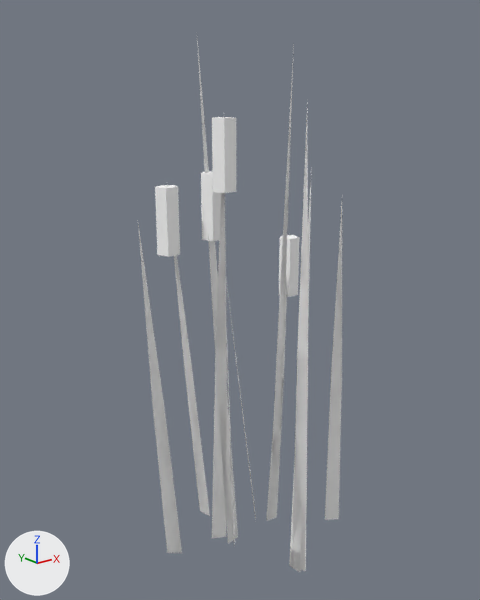
A saved change to the Blender file art/env/reed_clump.blend.
Camera for both pictures: a 50 mm lens placed at (-1.242, -1.514, 1.45), pointed at (-0.045, -0.018, 0.852). The axes (+X, +Y, +Z) are drawn at lower left. The lights are the same throughout. The picture after the commit comes second.

The first picture shows 'Reeds'.
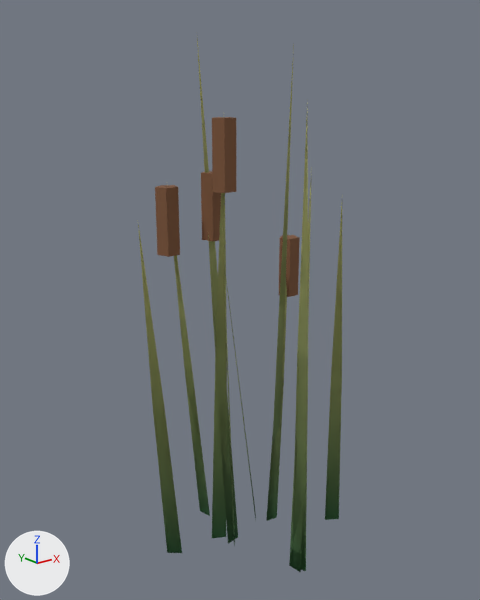
What differs and where, as boxes (x1, y1, x2, y2) in the pictures (480 x 600 px):
'Reeds', recoloured (white to green)
    both: (138, 39, 342, 572)
part 1 of me_reeds, recoloured (beige to brown)
    both: (155, 117, 300, 297)
part 2 of me_reeds, recoloured (greyish green to dark green)
    both: (153, 303, 342, 572)
part 3 of me_reeds, recoloured
    both: (138, 39, 342, 407)

Edits to the bpy script that builds the scene:
```text
Change mat_vk_vcol:
    where n0 = _N.new('ShaderNodeBsdfPrincipled'); n0.name = 'Principled BSDF'
    remove n0.inputs[0].default_value = (1.0, 1.0, 1.0, 1.0)  # 'Base Color', white #ffffff
    add n2 = _N.new('ShaderNodeVertexColor'); n2.name = 'Color Attribute'
    add n2.layer_name = 'Color'
    add _L.new(n2.outputs[0], n0.inputs[0])  # 'Color' to 'Base Color'
Change me_reeds:
    where me_reeds.from_pydata(...)  # 150 vertices, 72 faces; spans x -0.39..0.3, y -0.27..0.2, z 0.0..1.62
    used by ob_reeds; location = (0.0, 0.0, 0.0)
    me_reeds part 1: 28 faces centred in x -0.22..0.29, y -0.05..0.15, z 0.79..1.38 are repainted in the vertex colours; the middle colour goes from beige #b89a7f to brown #7a5236
    me_reeds part 2: 22 faces centred in x -0.29..0.25, y -0.23..0.16, z 0.25..0.41 are repainted in the vertex colours; the middle colour goes from greyish green #a1b690 to dark green #687c4b
    me_reeds part 3: 22 faces centred in x -0.34..0.21, y -0.21..0.15, z 0.67..1.08 are repainted in the vertex colours; the middle colour goes from greyish green #c2c8a1 to green #8a935b
```
